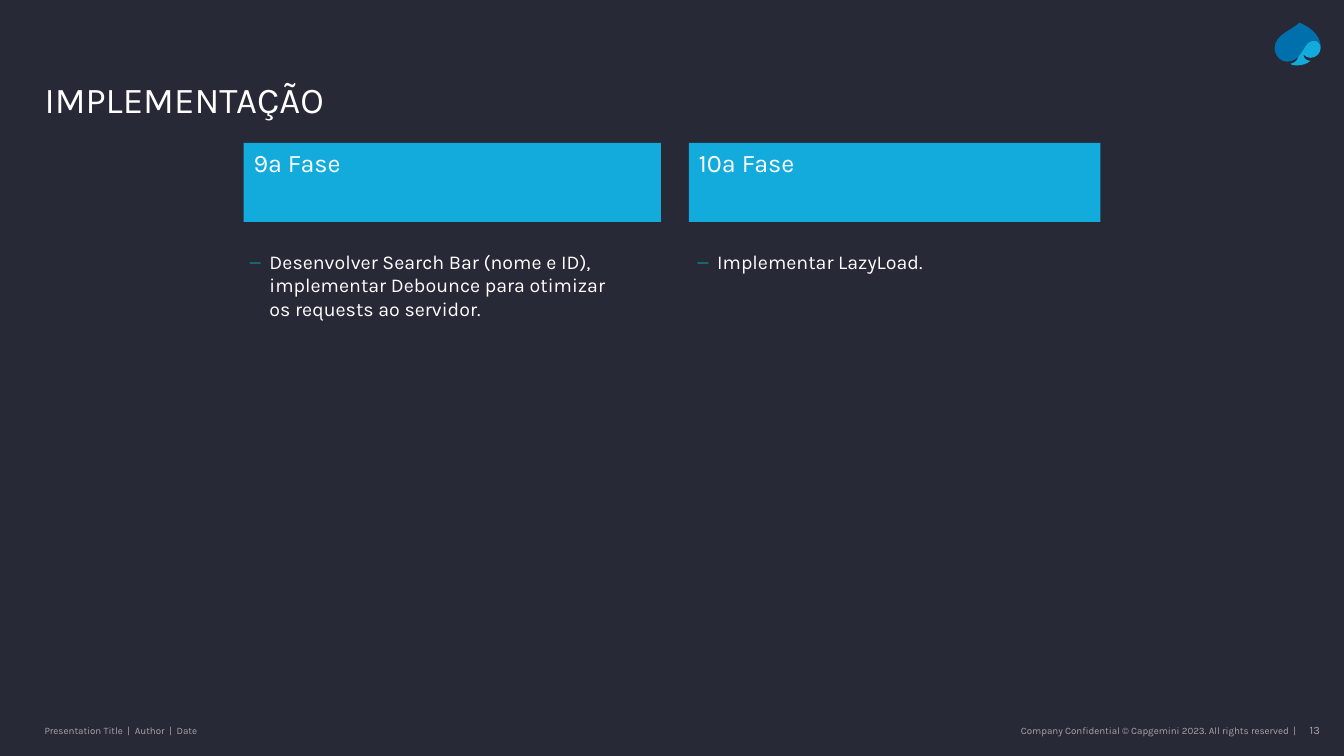
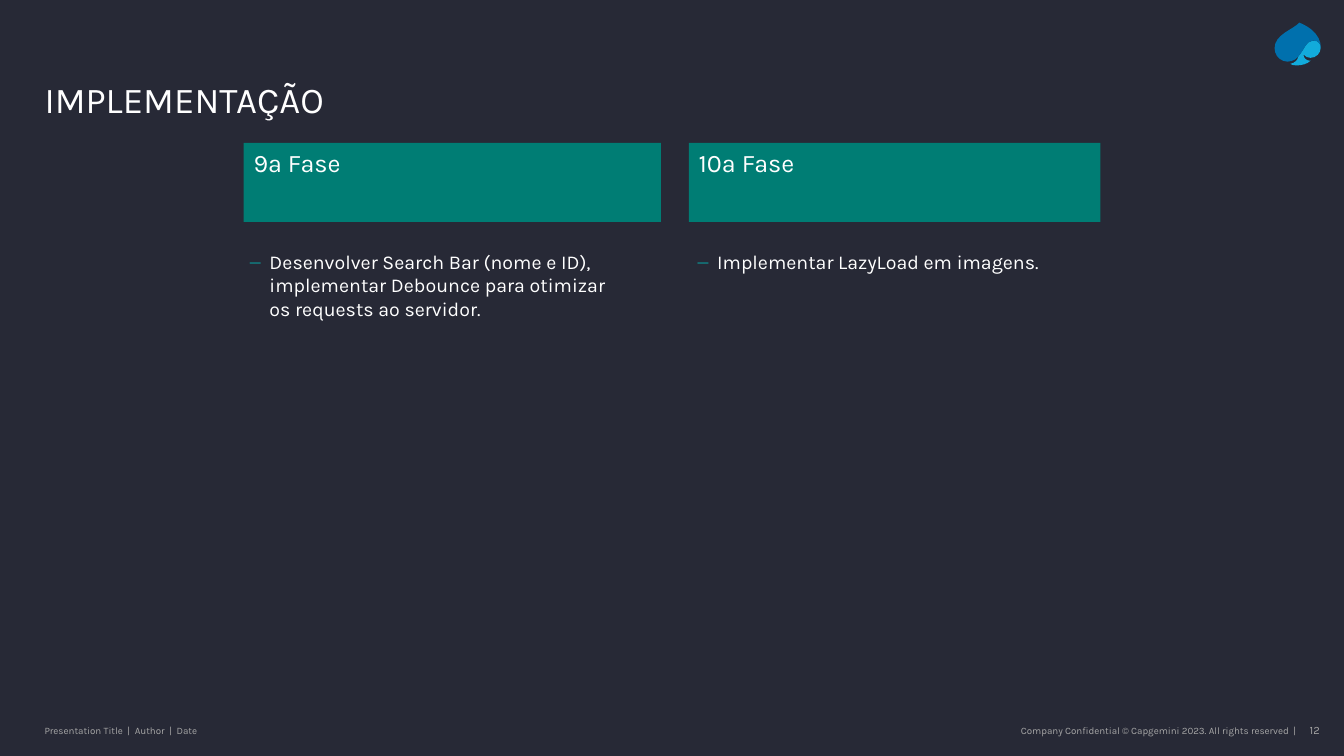
Before and after one commit to Pedro-MPC/1stproject, a slide deck: slide 12 of Apresentação e-commerce.pptx (slide 13 before the commit). Drawn at 1344x756 pixels with LibreOffice and Linux fonts; fonts in the diff are those of the drawing. Boxes give left, top, right and bottom in pixels: in the first picture for what was removed or moved away, otherwise in the second. Text is boxed around its words. In the diff, an @@ line names an element or a change of style, - is before the commit and + after.

```diff
--- a/Apresentação e-commerce.pptx
+++ b/Apresentação e-commerce.pptx
@@ rectangle "9ª Fase" at [244, 143, 661, 222]: fill #12ABDC to #007D74 @@
@@ rectangle "10ª Fase" at [689, 143, 1100, 222]: fill #12ABDC to #007D74 @@
@@ text at [717, 255, 1039, 274]: text changed @@
-      – Implementar LazyLoad.
+      – Implementar LazyLoad em imagens.
```
Also in this commit, not shown: 3 other slides changed, 3 slides removed.
